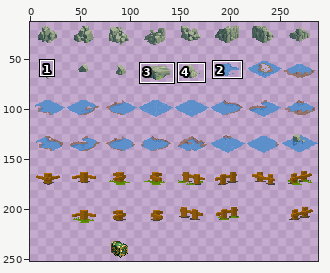
Sprite sheet: 20170720_1D/Image/MapTool/objSelectTile.png. The picture above shows the old version from afar; the outline marks the close-up.
Close-up. As it was:
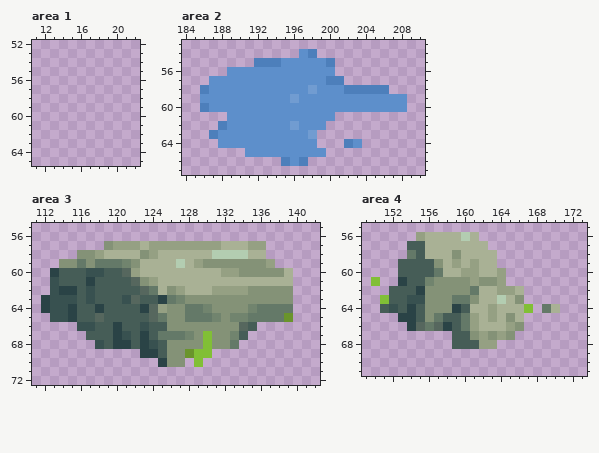
The file is 288x252 pixels. Pixels under 10% opacity are left out. Colours within 5 levels of each other are drawn and written as one. Shown: area 1: x 11..22, y 52..65; area 2: x 184..210, y 53..67; area 3: x 111..142, y 55..72; area 4: x 149..173, y 55..71. The old version is drawn lined up with the new one. The wide view leaves out empty margins. The commit also changed other parts of the picture, which this record leaves out.
And afterwards:
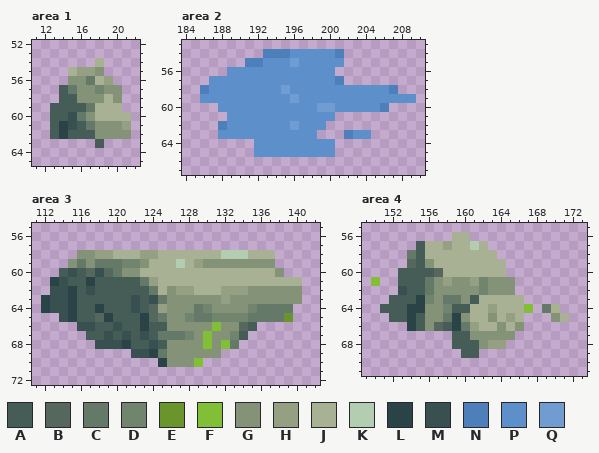
Palette (. is transparent): A #465d57  B #56675e  C #647968  D #71846e  E #6a942c  F #81bf36  G #849277  H #95a083  J #a9b195  K #b3cdb1  L #2a4346  M #385150  N #4d7fbb  P #5d8fcb  Q #719cd1
Change:
drawings rearranged on the sheet (the old picture shows each at its new place; 8 dropped ones are not shown)
Changed rows in their new state; - is an unchanged pixel.
Area 1:
first column x 13:
54 -----J---
55 --JHHG---
56 --GGCJH--
57 -ACGGDGG-
58 -AAGGGJG-
59 AAAACJJJ-
60 AAMCGJJJJ
61 ALMACGGGH
62 ALAAAGGGG
63 -----A---
Area 2:
first column x 186:
54 -------NNNP-PPPN--------
55 -----N-PP-Q---PP--------
57 --------------P---------
58 ---------Q--P---PPPPPN--
59 -----------------------P
60 ..-----------QQ-----N..-
63 -.----------P---NPP-----
64 --....-------PP-..------
65 -----.--------P---------
66 ---------...------------
Area 3:
first column x 113:
57 ------..................----
58 ------H---H-------J-----J---
59 -.-------DG-------------G---
60 .-M-B-BCGG---------JJJJJJ-.-
61 LM-------AC----------------J
62 -M--------A----H--J--------G
63 --L-A---AM-MCGG----H-------G
64 ---------MA----G------------
65 .-----L---L----D---D--------
66 -------M--L-------F---------
67 ------MA--M-----------------
68 ------MM--A--------F--------
69 ---------MM-C--GGGG---------
70 ---------------G------------
Area 4:
first column x 151:
56 ----....-J.----------
57 ---.---H--K----------
58 --------J------------
59 --.B-GJ-J-J--J-------
60 ------B--JJ--J-------
61 --A--C-H---D-GG------
62 -.M-AC----GDGGG.-----
63 .--ALD-C-GA--J-J-----
64 -A--L--DA------------
65 -AA---GCLGJ-G-H----GJ
66 ----AG-AL----GJ------
67 -----------G-G-------
68 -----------G-H-------
69 ---------AA----------
Changed places in both close-ups, as pixel boxes (x1, y1, x2, y2):
added: (50, 58, 131, 148)
changed: (200, 49, 416, 166)
changed: (50, 241, 302, 367)
changed: (380, 232, 524, 358)
added: (551, 313, 569, 322)
